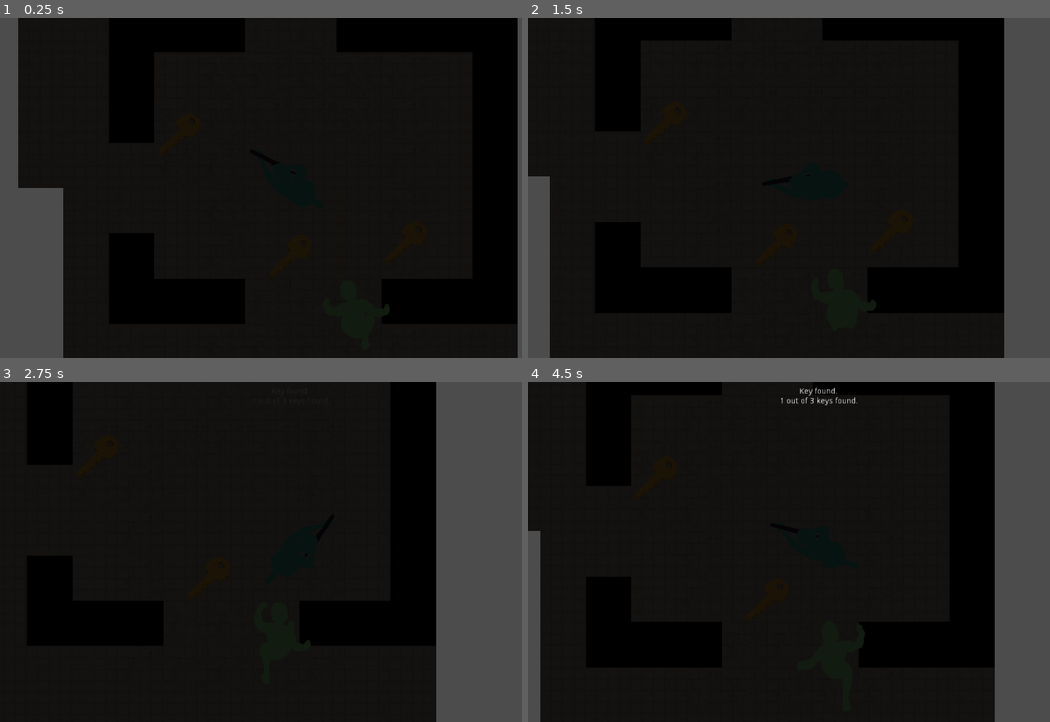
Above: before the commit, frames 1-4 (two rows, left to right).
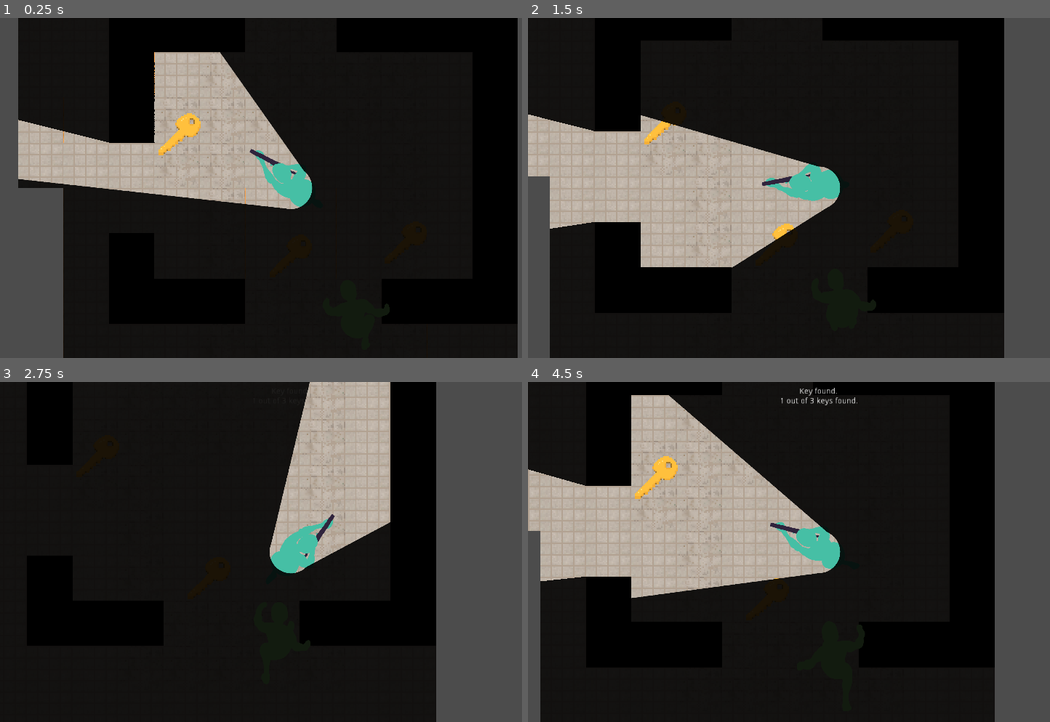
Above: after the commit, the same moments.

Repository: ZeeHatcher/project-vlastos
Game: Godot game, scene res://scenes/main.tscn
Same seed, same stepped clock (60 frames per second), same inputs: the game is played once before the commit and once after it.
Inputs (mouse positions are in pixels of both pictures, inside the frame that each line leads up to):
- Up to frame 1 (0.25 s): no input
- Up to frame 2 (1.5 s): tap Enter at 0.5 s; move the mouse to (945, 171) at 0.52 s; press the mouse at (945, 171) at 0.53 s; hold D (right) 0.53-1.28 s; move the mouse to (700, 205) at 1.27 s; release the mouse at (700, 205) at 1.28 s; hold S (down) from 1.28 s (still down); click (700, 205) at 1.35 s
- Up to frame 3 (2.75 s): move the mouse to (349, 477) at 2.02 s; release S (down) at 2.03 s; press the mouse at (349, 477) at 2.03 s; hold D (right) from 2.03 s (still down)
- Up to frame 4 (4.5 s): move the mouse to (789, 620) at 2.77 s; release D (right) at 2.78 s; release the mouse at (789, 620) at 2.78 s; hold W (up) 2.78-3.53 s; click (789, 620) at 2.85 s; move the mouse to (992, 603) at 3.52 s; press the mouse at (992, 603) at 3.53 s; hold A (left) from 3.53 s (still down); move the mouse to (642, 501) at 4.27 s; release the mouse at (642, 501) at 4.28 s; click (642, 501) at 4.35 s

The runs differ from the first frame. In frame 1, 14% of the frame differs, in the area x 3-60%, y 10-57%; in frame 2, 17%; in frame 3, 9.7%; in frame 4, 20%, in the area x 0-60%, y 3-64%.

Commit message:
flashlight

Diff:
--- a/entities/player/player.tscn
+++ b/entities/player/player.tscn
@@ -1,8 +1,9 @@
-[gd_scene load_steps=23 format=2]
+[gd_scene load_steps=24 format=2]
 
 [ext_resource path="res://entities/player/player.gd" type="Script" id=1]
 [ext_resource path="res://assets/Rotoscoped zombie and soldier/Rotoscoped zombie and soldier/Spritesheet/soldier-walking.png" type="Texture" id=2]
 [ext_resource path="res://entities/gun/gun.tscn" type="PackedScene" id=3]
+[ext_resource path="res://assets/flashlight_glow.png" type="Texture" id=4]
 
 [sub_resource type="AtlasTexture" id=1]
 flags = 4
@@ -113,3 +114,7 @@
 shape = SubResource( 19 )
 
 [node name="Gun" parent="." instance=ExtResource( 3 )]
+
+[node name="Light2D" type="Light2D" parent="."]
+texture = ExtResource( 4 )
+shadow_enabled = true
Binary file added: assets/flashlight_glow.png
Not shown, added: assets/flashlight_glow.png.import
